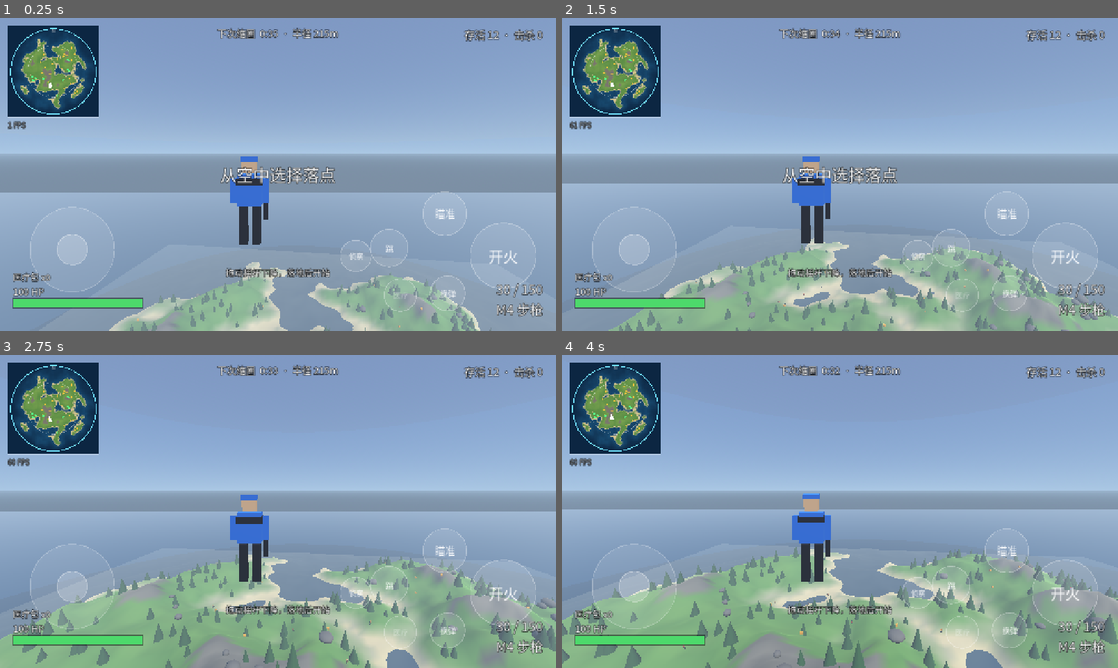
Above: before the commit, frames 1-4 (two rows, left to right).
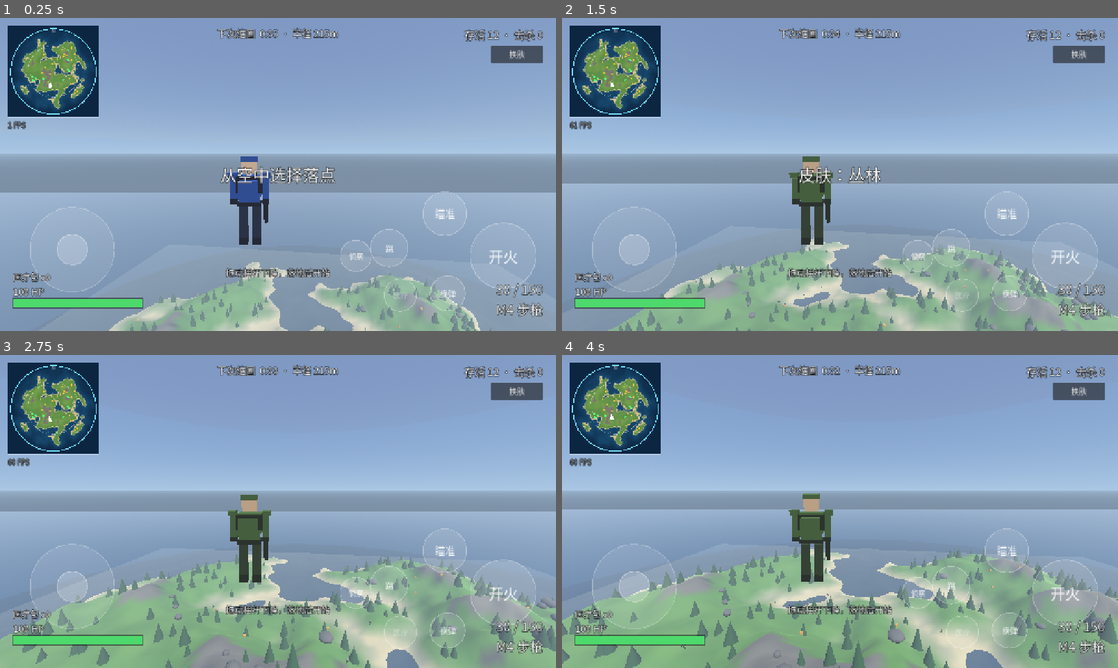
Above: after the commit, the same moments.

Repository: soda92/shooting-game
Game: Godot game, scene res://scenes/main.tscn
Same seed, same stepped clock (60 frames per second), same inputs: the game is played once before the commit and once after it.
Inputs (mouse positions are in pixels of both pictures, inside the frame that each line leads up to):
- Up to frame 1 (0.25 s): no input
- Up to frame 2 (1.5 s): click (1079, 55) at 0.5 s, where only the run after the commit has a clickable "换肤"; move the mouse to (867, 174) at 1.27 s; hold W from 1.28 s (still down); hold R from 1.28 s (still down); click (867, 174) at 1.42 s
- Up to frame 3 (2.75 s): keep holding W; tap Space at 1.52, 2.27 s; move the mouse to (250, 511) at 2.02 s; release R at 2.03 s; tap H at 2.1 s
- Up to frame 4 (4 s): keep holding W; move the mouse to (851, 505) at 2.77 s; hold F 2.78-3.53 s; move the mouse to (834, 517) at 3.52 s; tap Shift at 3.6 s; click (834, 517) at 3.67 s; tap Space at 3.77 s

The runs differ from the first frame. In frame 1, 1.2% of the frame differs, in the area x 40-98%, y 8-99%; in frame 2, 1.9%, in the area x 38-98%, y 8-94%; in frame 3, 1.3%; in frame 4, 1.3%.

Commit message:
feat: upgrade audio mix and add character skins
- SFX/World buses, master limiter, 3D reverb and distance low-pass
- regenerated layered gunshots, 3 footstep variants and wind ambience
- random pitch/volume jitter to avoid mechanical repetition
- 6 outfit palettes with a live skin button; static parts merged into few meshes
- more detailed blocky character: vest, backpack, shoulder pads, boots, rifle

Diff:
--- a/scripts/bot.gd
+++ b/scripts/bot.gd
@@ -30,11 +30,7 @@
 func _ready() -> void:
 	_strafe = 1.0 if randf() > 0.5 else -1.0
 	_fire_cd = randf_range(0.2, 1.2)
-	visual.set_primary(Color.from_hsv(
-		randf_range(0.0, 0.12),
-		randf_range(0.55, 0.80),
-		randf_range(0.62, 0.82)
-	))
+	visual.set_skin(Skins.random_bot_skin())
 
 
 func setup(w: Node3D, g: Node) -> void:
--- a/scripts/character_visual.gd
+++ b/scripts/character_visual.gd
@@ -1,11 +1,12 @@
 extends Node3D
-## Blocky low-poly character built from primitives, with a code-driven
-## run cycle and a simple aim pose. No external art assets required.
+## Blocky low-poly character with a code-driven run cycle and aim pose.
+## Static body parts are merged into a few meshes to keep draw calls low.
 
-var _body_mat: StandardMaterial3D
-var _dark_mat: StandardMaterial3D
+var _shirt_mat: StandardMaterial3D
+var _vest_mat: StandardMaterial3D
+var _pants_mat: StandardMaterial3D
 var _skin_mat: StandardMaterial3D
-var _base_color := Color(0.20, 0.45, 0.85)
+var _skin: Dictionary = {}
 
 var _arm_l: Node3D
 var _arm_r: Node3D
@@ -17,50 +18,26 @@
 
 func _ready() -> void:
 	_build()
+	set_skin(Skins.player_skin())
 
 
-func set_primary(c: Color) -> void:
-	_base_color = c
-	if _body_mat != null:
-		_body_mat.albedo_color = c
+func set_skin(skin: Dictionary) -> void:
+	_skin = skin
+	if _shirt_mat == null:
+		return
+	_shirt_mat.albedo_color = skin["shirt"]
+	_vest_mat.albedo_color = skin["vest"]
+	_pants_mat.albedo_color = skin["pants"]
+	_skin_mat.albedo_color = skin["skin"]
 
 
 func flash() -> void:
-	if _body_mat == null:
+	if _shirt_mat == null:
 		return
-	_body_mat.albedo_color = _base_color.lerp(Color(1, 1, 1), 0.85)
+	var base: Color = _skin.get("shirt", Color.WHITE)
+	_shirt_mat.albedo_color = base.lerp(Color.WHITE, 0.8)
 	var tw := create_tween()
-	tw.tween_property(_body_mat, "albedo_color", _base_color, 0.12)
-
-
-func _build() -> void:
-	_body_mat = _mat(_base_color)
-	_dark_mat = _mat(Color(0.13, 0.15, 0.19))
-	_skin_mat = _mat(Color(0.85, 0.70, 0.55))
-
-	# torso + chest rig
-	_box(Vector3(0.46, 0.60, 0.28), Vector3(0, 1.15, 0), _body_mat)
-	_box(Vector3(0.50, 0.12, 0.33), Vector3(0, 1.31, 0), _dark_mat)
-
-	# head + helmet
-	_box(Vector3(0.26, 0.26, 0.26), Vector3(0, 1.60, 0), _skin_mat)
-	_box(Vector3(0.30, 0.10, 0.30), Vector3(0, 1.74, 0), _body_mat)
-
-	# arms (pivot at the shoulder)
-	_arm_l = _pivot(Vector3(-0.31, 1.37, 0))
-	_box(Vector3(0.12, 0.48, 0.12), Vector3(0, -0.24, 0), _body_mat, _arm_l)
-	_arm_r = _pivot(Vector3(0.31, 1.37, 0))
-	_box(Vector3(0.12, 0.48, 0.12), Vector3(0, -0.24, 0), _body_mat, _arm_r)
-
-	# rifle in the right hand
-	_box(Vector3(0.08, 0.52, 0.10), Vector3(0, -0.55, 0), _dark_mat, _arm_r)
-	_box(Vector3(0.13, 0.09, 0.26), Vector3(0, -0.44, -0.13), _dark_mat, _arm_r)
-
-	# legs (pivot at the hip)
-	_leg_l = _pivot(Vector3(-0.13, 0.82, 0))
-	_box(Vector3(0.16, 0.74, 0.18), Vector3(0, -0.37, 0), _dark_mat, _leg_l)
-	_leg_r = _pivot(Vector3(0.13, 0.82, 0))
-	_box(Vector3(0.16, 0.74, 0.18), Vector3(0, -0.37, 0), _dark_mat, _leg_r)
+	tw.tween_property(_shirt_mat, "albedo_color", base, 0.12)
 
 
 func tick(delta: float, speed: float, aiming: bool) -> void:
@@ -88,6 +65,60 @@
 
 # --------------------------------------------------------------------------
 
+func _build() -> void:
+	_shirt_mat = _mat(Color(0.16, 0.30, 0.58))
+	_vest_mat = _mat(Color(0.08, 0.10, 0.15))
+	_pants_mat = _mat(Color(0.12, 0.16, 0.24))
+	_skin_mat = _mat(Color(0.86, 0.72, 0.57))
+
+	# torso, helmet, shoulder pads, backpack
+	_merge([
+		{"size": Vector3(0.46, 0.40, 0.28), "pos": Vector3(0, 1.24, 0)},
+		{"size": Vector3(0.40, 0.22, 0.26), "pos": Vector3(0, 0.98, 0)},
+		{"size": Vector3(0.30, 0.10, 0.30), "pos": Vector3(0, 1.74, 0)},
+		{"size": Vector3(0.16, 0.10, 0.21), "pos": Vector3(-0.33, 1.43, 0)},
+		{"size": Vector3(0.16, 0.10, 0.21), "pos": Vector3(0.33, 1.43, 0)},
+		{"size": Vector3(0.34, 0.36, 0.16), "pos": Vector3(0, 1.18, 0.23)},
+	], _shirt_mat)
+
+	# vest, belt, visor
+	_merge([
+		{"size": Vector3(0.50, 0.30, 0.32), "pos": Vector3(0, 1.26, 0)},
+		{"size": Vector3(0.45, 0.07, 0.30), "pos": Vector3(0, 0.88, 0)},
+		{"size": Vector3(0.22, 0.05, 0.02), "pos": Vector3(0, 1.62, -0.14)},
+	], _vest_mat)
+
+	# head
+	_merge([{"size": Vector3(0.26, 0.26, 0.26), "pos": Vector3(0, 1.60, 0)}], _skin_mat)
+
+	# arms: upper arm + glove
+	_arm_l = _pivot(Vector3(-0.31, 1.37, 0))
+	_merge([{"size": Vector3(0.12, 0.42, 0.12), "pos": Vector3(0, -0.21, 0)}], _shirt_mat, _arm_l)
+	_merge([{"size": Vector3(0.13, 0.10, 0.13), "pos": Vector3(0, -0.45, 0)}], _vest_mat, _arm_l)
+
+	_arm_r = _pivot(Vector3(0.31, 1.37, 0))
+	_merge([{"size": Vector3(0.12, 0.42, 0.12), "pos": Vector3(0, -0.21, 0)}], _shirt_mat, _arm_r)
+	_merge([{"size": Vector3(0.13, 0.10, 0.13), "pos": Vector3(0, -0.45, 0)}], _vest_mat, _arm_r)
+
+	# rifle in the right hand
+	_merge([
+		{"size": Vector3(0.08, 0.52, 0.10), "pos": Vector3(0, -0.56, 0)},
+		{"size": Vector3(0.06, 0.30, 0.06), "pos": Vector3(0, -0.74, 0)},
+		{"size": Vector3(0.13, 0.09, 0.26), "pos": Vector3(0, -0.44, -0.13)},
+	], _vest_mat, _arm_r)
+
+	# legs: pants + boot
+	_leg_l = _pivot(Vector3(-0.13, 0.82, 0))
+	_merge([{"size": Vector3(0.16, 0.62, 0.18), "pos": Vector3(0, -0.31, 0)}], _pants_mat, _leg_l)
+	_merge([{"size": Vector3(0.17, 0.14, 0.22), "pos": Vector3(0, -0.68, -0.02)}], _vest_mat, _leg_l)
+
+	_leg_r = _pivot(Vector3(0.13, 0.82, 0))
+	_merge([{"size": Vector3(0.16, 0.62, 0.18), "pos": Vector3(0, -0.31, 0)}], _pants_mat, _leg_r)
+	_merge([{"size": Vector3(0.17, 0.14, 0.22), "pos": Vector3(0, -0.68, -0.02)}], _vest_mat, _leg_r)
+
+
+# --------------------------------------------------------------------------
+
 func _mat(c: Color) -> StandardMaterial3D:
 	var m := StandardMaterial3D.new()
 	m.albedo_color = c
@@ -95,13 +126,16 @@
 	return m
 
 
-func _box(size: Vector3, pos: Vector3, mat: StandardMaterial3D, parent: Node3D = null) -> MeshInstance3D:
-	var bm := BoxMesh.new()
-	bm.size = size
+func _merge(parts: Array, mat: StandardMaterial3D, parent: Node3D = null) -> MeshInstance3D:
+	var st := SurfaceTool.new()
+	st.begin(Mesh.PRIMITIVE_TRIANGLES)
+	for p in parts:
+		var bm := BoxMesh.new()
+		bm.size = p["size"]
+		st.append_from(bm, 0, Transform3D(Basis(), p["pos"]))
 	var mi := MeshInstance3D.new()
-	mi.mesh = bm
+	mi.mesh = st.commit()
 	mi.material_override = mat
-	mi.position = pos
 	if parent != null:
 		parent.add_child(mi)
 	else:
--- a/scripts/game.gd
+++ b/scripts/game.gd
@@ -143,6 +143,13 @@
 	Sfx.play("zone_warn", -8.0)
 
 
+func cycle_player_skin() -> void:
+	var s: Dictionary = Skins.cycle()
+	if player != null and player.visual != null:
+		player.visual.set_skin(s)
+	hud.set_center("皮肤：" + String(s["name"]), 1.0)
+
+
 func _on_bot_died(bot: Node) -> void:
 	if over:
 		return
--- a/scripts/hud.gd
+++ b/scripts/hud.gd
@@ -190,6 +190,14 @@
 	_alive_label.horizontal_alignment = HORIZONTAL_ALIGNMENT_RIGHT
 	_place(_alive_label, 1.0, 0.0, 1.0, 0.0, -460, 20, -30, 58)
 
+	var skin_btn := Button.new()
+	skin_btn.text = "换肤"
+	skin_btn.focus_mode = Control.FOCUS_NONE
+	skin_btn.add_theme_font_size_override("font_size", 18)
+	_place(skin_btn, 1.0, 0.0, 1.0, 0.0, -150, 64, -30, 104)
+	skin_btn.pressed.connect(_on_skin_pressed)
+	add_child(skin_btn)
+
 	_zone_label = _make_label("安全区", 22)
 	_zone_label.horizontal_alignment = HORIZONTAL_ALIGNMENT_CENTER
 	_place(_zone_label, 0.5, 0.0, 0.5, 0.0, -360, 18, 360, 54)
@@ -350,3 +358,8 @@
 func _on_restart() -> void:
 	if game != null:
 		game.restart()
+
+
+func _on_skin_pressed() -> void:
+	if game != null:
+		game.cycle_player_skin()
--- a/scripts/player.gd
+++ b/scripts/player.gd
@@ -55,7 +55,7 @@
 func _ready() -> void:
 	if not OS.has_feature("mobile"):
 		Input.mouse_mode = Input.MOUSE_MODE_CAPTURED
-	visual.set_primary(Color(0.20, 0.45, 0.85))
+	visual.set_skin(Skins.player_skin())
 	_apply_weapon(weapon_id)
 	spring.rotation.x = pitch
 
@@ -173,7 +173,7 @@
 		_step_t -= delta
 		if _step_t <= 0.0:
 			_step_t = 0.30 if InputState.sprint else 0.44
-			Sfx.play("footstep", -18.0, randf_range(0.85, 1.15))
+			Sfx.footstep(-18.0)
 
 	var want_jump := InputState.consume_jump()
 	if not is_on_floor():
--- a/scripts/sfx.gd
+++ b/scripts/sfx.gd
@@ -1,6 +1,6 @@
 extends Node
-## Tiny sound manager: pooled 2D players for UI/player sounds,
-## pooled 3D players for world sounds (bot gunfire, deaths).
+## Sound manager: pooled 2D players for player/UI sounds, pooled 3D players
+## for world sounds, a reverb bus, distance low-pass, pitch jitter and wind.
 ##
 ## Drop your own samples into res://assets/audio/<name>.wav (or .ogg)
 ## and update NAMES if you add new ones.
@@ -8,7 +8,8 @@
 const NAMES := [
 	"shot_rifle", "shot_smg", "shot_shotgun", "shot_sniper",
 	"hit", "kill", "hurt", "death", "reload", "empty",
-	"pickup", "heal", "scan", "zone_warn", "footstep",
+	"pickup", "heal", "scan", "zone_warn",
+	"footstep_1", "footstep_2", "footstep_3", "ambient_wind",
 ]
 
 const POOL_2D := 12
@@ -19,10 +20,14 @@
 var _pool3d: Array[AudioStreamPlayer3D] = []
 var _i2d := 0
 var _i3d := 0
+var _ambient: AudioStreamPlayer
+var _peak_checked := false
 
 
 func _ready() -> void:
 	process_mode = Node.PROCESS_MODE_ALWAYS
+	_setup_buses()
+
 	for n in NAMES:
 		var path := "res://assets/audio/%s.wav" % n
 		if ResourceLoader.exists(path):
@@ -31,18 +36,64 @@
 	for i in range(POOL_2D):
 		var p := AudioStreamPlayer.new()
 		p.process_mode = Node.PROCESS_MODE_ALWAYS
+		p.bus = "SFX"
 		add_child(p)
 		_pool2d.append(p)
 
 	for i in range(POOL_3D):
 		var p := AudioStreamPlayer3D.new()
+		p.bus = "World"
 		p.max_distance = 90.0
 		p.unit_size = 14.0
 		p.attenuation_model = AudioStreamPlayer3D.ATTENUATION_INVERSE_DISTANCE
+		p.attenuation_filter_cutoff_hz = 7000.0
+		p.attenuation_filter_db = -16.0
 		add_child(p)
 		_pool3d.append(p)
 
+	_start_ambience()
 	print("[sfx] loaded %d sounds" % _streams.size())
+
+
+func _setup_buses() -> void:
+	if AudioServer.get_bus_index("SFX") == -1:
+		AudioServer.add_bus()
+		var i := AudioServer.bus_count - 1
+		AudioServer.set_bus_name(i, "SFX")
+		AudioServer.set_bus_send(i, "Master")
+
+	if AudioServer.get_bus_index("World") == -1:
+		AudioServer.add_bus()
+		var i := AudioServer.bus_count - 1
+		AudioServer.set_bus_name(i, "World")
+		AudioServer.set_bus_send(i, "Master")
+		var reverb := AudioEffectReverb.new()
+		reverb.room_size = 0.5
+		reverb.damping = 0.55
+		reverb.wet = 0.14
+		reverb.dry = 1.0
+		AudioServer.add_bus_effect(i, reverb)
+
+	var master := AudioServer.get_bus_index("Master")
+	if master != -1 and AudioServer.get_bus_effect_count(master) == 0:
+		var limiter := AudioEffectLimiter.new()
+		limiter.threshold_db = -2.0
+		limiter.ceiling_db = -0.3
+		limiter.soft_clip_db = 1.0
+		limiter.soft_clip_ratio = 2.0
+		AudioServer.add_bus_effect(master, limiter)
+
+
+func _start_ambience() -> void:
+	if not _streams.has("ambient_wind"):
+		return
+	_ambient = AudioStreamPlayer.new()
+	_ambient.stream = _streams["ambient_wind"]
+	_ambient.volume_db = -26.0
+	_ambient.bus = "SFX"
+	add_child(_ambient)
+	_ambient.finished.connect(_ambient.play)
+	_ambient.play()
 
 
 func has_sound(name: String) -> bool:
@@ -55,9 +106,12 @@
 	var p := _pool2d[_i2d]
 	_i2d = (_i2d + 1) % _pool2d.size()
 	p.stream = _streams[name]
-	p.volume_db = volume_db
-	p.pitch_scale = pitch
+	p.volume_db = volume_db + randf_range(-0.8, 0.8)
+	p.pitch_scale = pitch * randf_range(0.97, 1.03)
 	p.play()
+	if OS.is_debug_build() and not _peak_checked:
+		_peak_checked = true
+		_check_peak()
 
 
 func play_at(name: String, pos: Vector3, volume_db := 0.0, pitch := 1.0) -> void:
@@ -66,7 +120,19 @@
 	var p := _pool3d[_i3d]
 	_i3d = (_i3d + 1) % _pool3d.size()
 	p.stream = _streams[name]
-	p.volume_db = volume_db
-	p.pitch_scale = pitch
+	p.volume_db = volume_db + randf_range(-1.0, 1.0)
+	p.pitch_scale = pitch * randf_range(0.96, 1.04)
 	p.global_position = pos
 	p.play()
+
+
+func footstep(volume_db := -18.0) -> void:
+	play("footstep_%d" % randi_range(1, 3), volume_db, randf_range(0.9, 1.1))
+
+
+func _check_peak() -> void:
+	await get_tree().create_timer(0.12).timeout
+	print("[sfx] master peak L=%.1f dB R=%.1f dB" % [
+		AudioServer.get_bus_peak_volume_left_db(0, 0),
+		AudioServer.get_bus_peak_volume_right_db(0, 0),
+	])
--- /dev/null
+++ b/scripts/skins.gd
@@ -0,0 +1,71 @@
+class_name Skins
+extends RefCounted
+## Outfit palettes. Add entries here and use them in player.gd / bot.gd.
+
+const PLAYER_INDEX := 0
+
+static var selected_index := 0
+
+const LIST := [
+	{
+		"name": "特战蓝",
+		"shirt": Color(0.16, 0.30, 0.58),
+		"vest": Color(0.08, 0.10, 0.15),
+		"pants": Color(0.12, 0.16, 0.24),
+		"helmet": Color(0.14, 0.24, 0.46),
+		"skin": Color(0.86, 0.72, 0.57),
+	},
+	{
+		"name": "丛林",
+		"shirt": Color(0.27, 0.38, 0.20),
+		"vest": Color(0.13, 0.16, 0.10),
+		"pants": Color(0.19, 0.24, 0.15),
+		"helmet": Color(0.22, 0.30, 0.16),
+		"skin": Color(0.82, 0.68, 0.52),
+	},
+	{
+		"name": "沙漠",
+		"shirt": Color(0.68, 0.58, 0.38),
+		"vest": Color(0.33, 0.28, 0.18),
+		"pants": Color(0.52, 0.45, 0.30),
+		"helmet": Color(0.60, 0.51, 0.33),
+		"skin": Color(0.78, 0.62, 0.45),
+	},
+	{
+		"name": "都市",
+		"shirt": Color(0.34, 0.36, 0.40),
+		"vest": Color(0.13, 0.14, 0.16),
+		"pants": Color(0.24, 0.25, 0.28),
+		"helmet": Color(0.28, 0.30, 0.34),
+		"skin": Color(0.80, 0.66, 0.50),
+	},
+	{
+		"name": "雪地",
+		"shirt": Color(0.84, 0.87, 0.88),
+		"vest": Color(0.35, 0.38, 0.42),
+		"pants": Color(0.70, 0.74, 0.76),
+		"helmet": Color(0.88, 0.90, 0.92),
+		"skin": Color(0.88, 0.74, 0.60),
+	},
+	{
+		"name": "赤红",
+		"shirt": Color(0.55, 0.22, 0.14),
+		"vest": Color(0.18, 0.10, 0.08),
+		"pants": Color(0.34, 0.16, 0.12),
+		"helmet": Color(0.46, 0.18, 0.12),
+		"skin": Color(0.80, 0.64, 0.48),
+	},
+]
+
+
+static func player_skin() -> Dictionary:
+	return LIST[selected_index % LIST.size()]
+
+
+static func cycle() -> Dictionary:
+	selected_index = (selected_index + 1) % LIST.size()
+	return player_skin()
+
+
+static func random_bot_skin() -> Dictionary:
+	return LIST[randi_range(1, LIST.size() - 1)]
Not shown, added: assets/audio/ambient_wind.wav.import
Not shown, changed: assets/audio/footstep_1.wav.import
Not shown, added: assets/audio/footstep_2.wav.import
Not shown, added: assets/audio/footstep_3.wav.import
Not shown, added: scripts/skins.gd.uid
Not shown, added: assets/audio/ambient_wind.wav
Not shown, changed: assets/audio/death.wav
Not shown, changed: assets/audio/empty.wav
Not shown, removed: assets/audio/footstep.wav
Not shown, added: assets/audio/footstep_1.wav
Not shown, added: assets/audio/footstep_2.wav
Not shown, added: assets/audio/footstep_3.wav
(and 11 more such lines)
